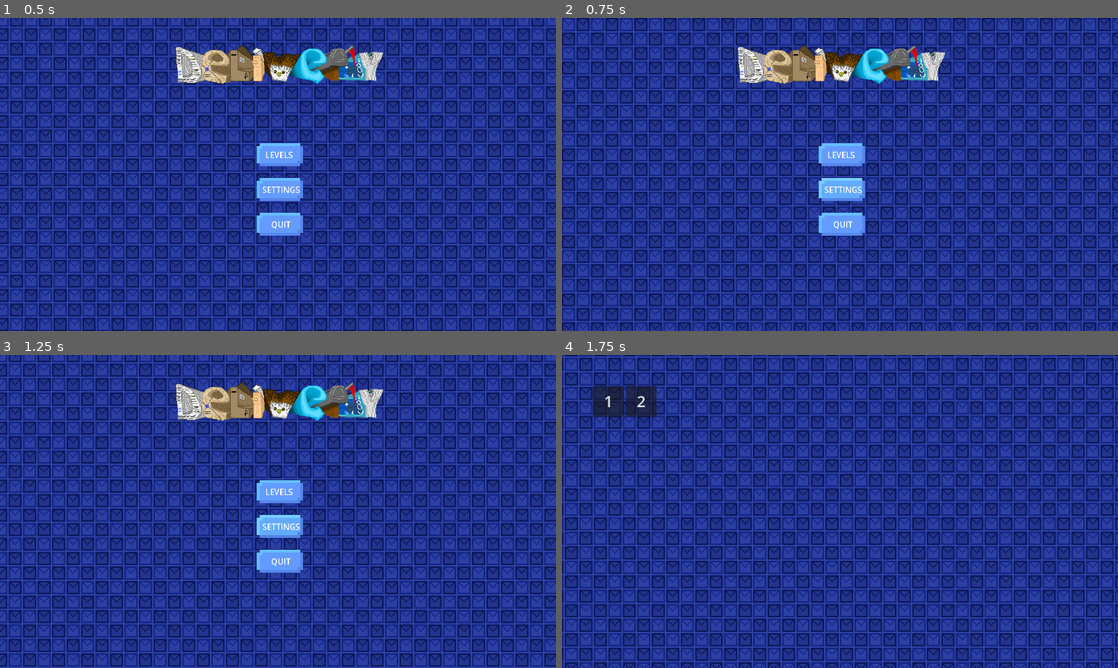
Above: before the commit, frames 1-4 (two rows, left to right).
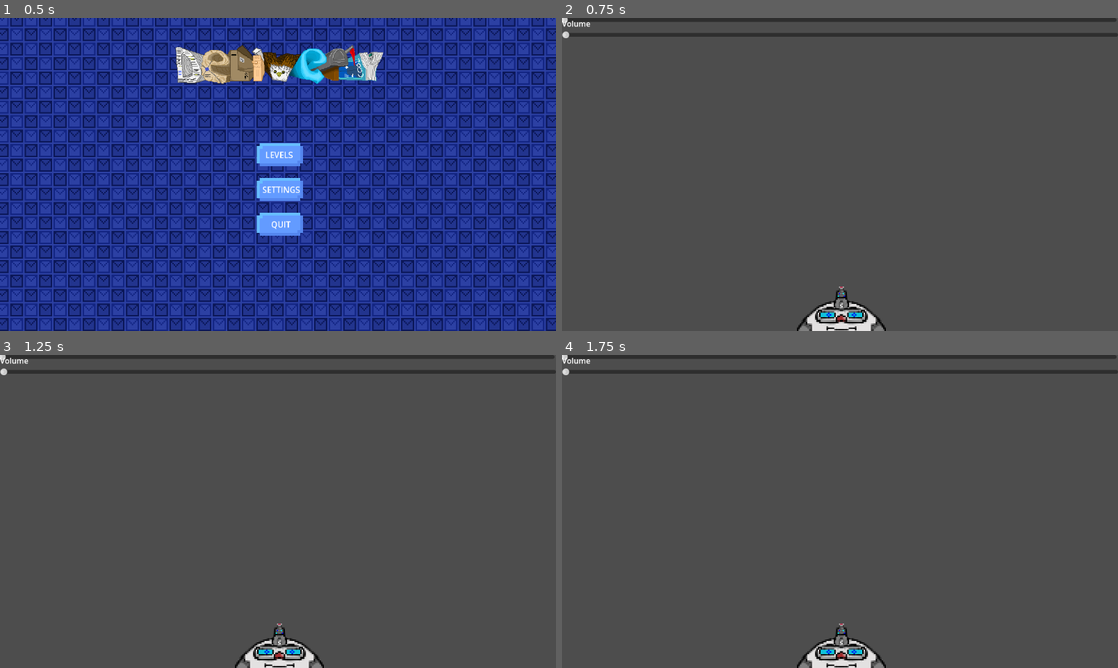
Above: after the commit, the same moments.

Repository: PegAMop/Delivery
Game: Godot game, scene res://main.tscn
The game is run twice, just before and just after one commit, with the same random seed, the same clock (stepped at 60 frames per second) and the same inputs.
Inputs (mouse positions are in pixels of both pictures, inside the frame that each line leads up to):
- Up to frame 1 (0.5 s): no input
- Up to frame 2 (0.75 s): click "settings" at 0.5 s
- Up to frame 3 (1.25 s): no input
- Up to frame 4 (1.75 s): click (840, 492) at 1.25 s, where only the run before the commit has a clickable "Levels"

Frame 1 is identical in both runs. In frame 2, 100% of the frame differs, in the area x 0-100%, y 0-100%; in frame 3, 100%; in frame 4, 100%.

Commit message:
Add files via upload

Diff:
--- /dev/null
+++ b/Scenes/Levels/Level3.tscn
@@ -0,0 +1,225 @@
+[gd_scene load_steps=31 format=3 uid="uid://rro10cqa74px"]
+
+[ext_resource type="Texture2D" uid="uid://crpgnn2j74ufl" path="res://Assets/Backgrounds/level1.png" id="1_ve7n4"]
+[ext_resource type="PackedScene" uid="uid://dlrn5bs4tjthi" path="res://Scenes/goal.tscn" id="2_d4xud"]
+[ext_resource type="AudioStream" uid="uid://daysnb4ko3kir" path="res://Assets/SFX/Music/Level1.mp3" id="3_q5el5"]
+[ext_resource type="Texture2D" uid="uid://cof1u4cxx5gr1" path="res://Assets/Sprites/LevelSprites/BrickWall.png" id="4_t0ble"]
+[ext_resource type="Texture2D" uid="uid://d275ad1d4bv0f" path="res://Assets/Sprites/arm.png" id="5_nvbyj"]
+[ext_resource type="PackedScene" uid="uid://chpl40vq31p1d" path="res://Scenes/yes.tscn" id="6_0kf4d"]
+[ext_resource type="PackedScene" uid="uid://d08e3r2ih06pd" path="res://Scenes/BrickWall.tscn" id="6_3i7ro"]
+
+[sub_resource type="TileSetAtlasSource" id="TileSetAtlasSource_xvio3"]
+texture = ExtResource("4_t0ble")
+texture_region_size = Vector2i(8, 8)
+2:0/0 = 0
+2:1/0 = 0
+2:2/0 = 0
+3:0/0 = 0
+4:0/0 = 0
+3:1/size_in_atlas = Vector2i(2, 6)
+3:1/0 = 0
+2:3/0 = 0
+2:4/0 = 0
+2:5/0 = 0
+2:6/0 = 0
+5:0/0 = 0
+5:1/0 = 0
+5:2/0 = 0
+5:3/0 = 0
+5:4/0 = 0
+5:5/0 = 0
+5:6/0 = 0
+
+[sub_resource type="TileSet" id="TileSet_kri6y"]
+sources/0 = SubResource("TileSetAtlasSource_xvio3")
+
+[sub_resource type="AtlasTexture" id="AtlasTexture_3ipdw"]
+atlas = ExtResource("5_nvbyj")
+region = Rect2(0, 0, 100, 100)
+
+[sub_resource type="AtlasTexture" id="AtlasTexture_8h4de"]
+atlas = ExtResource("5_nvbyj")
+region = Rect2(100, 0, 100, 100)
+
+[sub_resource type="AtlasTexture" id="AtlasTexture_jcebb"]
+atlas = ExtResource("5_nvbyj")
+region = Rect2(200, 0, 100, 100)
+
+[sub_resource type="AtlasTexture" id="AtlasTexture_f3nwb"]
+atlas = ExtResource("5_nvbyj")
+region = Rect2(300, 0, 100, 100)
+
+[sub_resource type="AtlasTexture" id="AtlasTexture_57lp3"]
+atlas = ExtResource("5_nvbyj")
+region = Rect2(0, 100, 100, 100)
+
+[sub_resource type="AtlasTexture" id="AtlasTexture_n5ptj"]
+atlas = ExtResource("5_nvbyj")
+region = Rect2(100, 100, 100, 100)
+
+[sub_resource type="AtlasTexture" id="AtlasTexture_77iba"]
+atlas = ExtResource("5_nvbyj")
+region = Rect2(200, 100, 100, 100)
+
+[sub_resource type="AtlasTexture" id="AtlasTexture_67y36"]
+atlas = ExtResource("5_nvbyj")
+region = Rect2(300, 100, 100, 100)
+
+[sub_resource type="AtlasTexture" id="AtlasTexture_hk4vc"]
+atlas = ExtResource("5_nvbyj")
+region = Rect2(0, 200, 100, 100)
+
+[sub_resource type="AtlasTexture" id="AtlasTexture_wiu4c"]
+atlas = ExtResource("5_nvbyj")
+region = Rect2(100, 200, 100, 100)
+
+[sub_resource type="AtlasTexture" id="AtlasTexture_3hula"]
+atlas = ExtResource("5_nvbyj")
+region = Rect2(200, 200, 100, 100)
+
+[sub_resource type="AtlasTexture" id="AtlasTexture_spq4p"]
+atlas = ExtResource("5_nvbyj")
+region = Rect2(300, 200, 100, 100)
+
+[sub_resource type="AtlasTexture" id="AtlasTexture_8fhce"]
+atlas = ExtResource("5_nvbyj")
+region = Rect2(0, 300, 100, 100)
+
+[sub_resource type="AtlasTexture" id="AtlasTexture_uqlrs"]
+atlas = ExtResource("5_nvbyj")
+region = Rect2(100, 300, 100, 100)
+
+[sub_resource type="AtlasTexture" id="AtlasTexture_htexa"]
+atlas = ExtResource("5_nvbyj")
+region = Rect2(200, 300, 100, 100)
+
+[sub_resource type="AtlasTexture" id="AtlasTexture_2oprd"]
+atlas = ExtResource("5_nvbyj")
+region = Rect2(300, 300, 100, 100)
+
+[sub_resource type="AtlasTexture" id="AtlasTexture_p6c81"]
+atlas = ExtResource("5_nvbyj")
+region = Rect2(0, 400, 100, 100)
+
+[sub_resource type="AtlasTexture" id="AtlasTexture_xawdx"]
+atlas = ExtResource("5_nvbyj")
+region = Rect2(100, 400, 100, 100)
+
+[sub_resource type="AtlasTexture" id="AtlasTexture_lty4u"]
+atlas = ExtResource("5_nvbyj")
+region = Rect2(200, 400, 100, 100)
+
+[sub_resource type="AtlasTexture" id="AtlasTexture_efsfe"]
+atlas = ExtResource("5_nvbyj")
+region = Rect2(300, 400, 100, 100)
+
+[sub_resource type="SpriteFrames" id="SpriteFrames_et44u"]
+animations = [{
+"frames": [{
+"duration": 1.0,
+"texture": SubResource("AtlasTexture_3ipdw")
+}, {
+"duration": 1.0,
+"texture": SubResource("AtlasTexture_8h4de")
+}, {
+"duration": 1.0,
+"texture": SubResource("AtlasTexture_jcebb")
+}, {
+"duration": 1.0,
+"texture": SubResource("AtlasTexture_f3nwb")
+}, {
+"duration": 1.0,
+"texture": SubResource("AtlasTexture_57lp3")
+}, {
+"duration": 1.0,
+"texture": SubResource("AtlasTexture_n5ptj")
+}, {
+"duration": 1.0,
+"texture": SubResource("AtlasTexture_77iba")
+}, {
+"duration": 1.0,
+"texture": SubResource("AtlasTexture_67y36")
+}, {
+"duration": 1.0,
+"texture": SubResource("AtlasTexture_hk4vc")
+}, {
+"duration": 1.0,
+"texture": SubResource("AtlasTexture_wiu4c")
+}, {
+"duration": 1.0,
+"texture": SubResource("AtlasTexture_3hula")
+}, {
+"duration": 1.0,
+"texture": SubResource("AtlasTexture_spq4p")
+}, {
+"duration": 1.0,
+"texture": SubResource("AtlasTexture_8fhce")
+}, {
+"duration": 1.0,
+"texture": SubResource("AtlasTexture_uqlrs")
+}, {
+"duration": 1.0,
+"texture": SubResource("AtlasTexture_htexa")
+}, {
+"duration": 1.0,
+"texture": SubResource("AtlasTexture_2oprd")
+}, {
+"duration": 1.0,
+"texture": SubResource("AtlasTexture_p6c81")
+}, {
+"duration": 1.0,
+"texture": SubResource("AtlasTexture_xawdx")
+}, {
+"duration": 1.0,
+"texture": SubResource("AtlasTexture_lty4u")
+}, {
+"duration": 1.0,
+"texture": SubResource("AtlasTexture_efsfe")
+}],
+"loop": false,
+"name": &"default",
+"speed": 24.0
+}]
+
+[node name="CurrentLevel" type="TextureRect"]
+z_index = -1
+offset_top = 6.999996
+offset_right = 867.0
+offset_bottom = 207.0
+scale = Vector2(3.5, 3.5)
+texture = ExtResource("1_ve7n4")
+
+[node name="SpawnPoint" type="Node2D" parent="."]
+position = Vector2(166.2857, 105.71428)
+
+[node name="Goal" parent="." instance=ExtResource("2_d4xud")]
+z_index = 5
+position = Vector2(692.28564, 236.85712)
+scale = Vector2(14, 14)
+
+[node name="AudioStreamPlayer" type="AudioStreamPlayer" parent="."]
+stream = ExtResource("3_q5el5")
+autoplay = true
+
+[node name="TileMapLayer" type="TileMapLayer" parent="."]
+tile_set = SubResource("TileSet_kri6y")
+
+[node name="Arm" type="AnimatedSprite2D" parent="."]
+position = Vector2(139.14285, 136.2857)
+sprite_frames = SubResource("SpriteFrames_et44u")
+frame_progress = 0.21780407
+
+[node name="Node2D" parent="." instance=ExtResource("6_0kf4d")]
+position = Vector2(223.7143, 41.714287)
+
+[node name="StaticBody2D" parent="." instance=ExtResource("6_3i7ro")]
+position = Vector2(758.28564, 182.2857)
+
+[node name="StaticBody2D2" parent="." instance=ExtResource("6_3i7ro")]
+position = Vector2(758.2857, 76)
+
+[node name="StaticBody2D3" parent="." instance=ExtResource("6_3i7ro")]
+position = Vector2(758.2857, -27.999992)
+
+[node name="StaticBody2D4" parent="." instance=ExtResource("6_3i7ro")]
+position = Vector2(754.5714, -135.14285)
--- a/Scenes/node_2d.gd
+++ b/Scenes/node_2d.gd
@@ -2,7 +2,7 @@
 
 @onready var raining = true
 
-var raindrop = preload("res://rain.tscn")
+var raindrop = preload("res://Scenes/rain.tscn")
 
 # Called when the node enters the scene tree for the first time.
 func _ready() -> void:
--- a/Scenes/rain.tscn
+++ b/Scenes/rain.tscn
@@ -1,7 +1,7 @@
 [gd_scene load_steps=4 format=3 uid="uid://dc66pi0lm5sxm"]
 
-[ext_resource type="Script" uid="uid://ctvu3agti8ori" path="res://rainscript.gd" id="1_ci28e"]
-[ext_resource type="Texture2D" uid="uid://p2v0u23w6d73" path="res://icon.svg" id="2_agfoc"]
+[ext_resource type="Script" uid="uid://w488i2v887p7" path="res://Scenes/rainscript.gd" id="1_ci28e"]
+[ext_resource type="Texture2D" uid="uid://dvvqltqxvkpvi" path="res://Assets/Sprites/Eagle.png" id="2_ypaoi"]
 
 [sub_resource type="CapsuleShape2D" id="CapsuleShape2D_6wwtt"]
 height = 126.0
@@ -13,7 +13,7 @@
 
 [node name="Sprite2D" type="Sprite2D" parent="Rain"]
 scale = Vector2(0.078, 0.5)
-texture = ExtResource("2_agfoc")
+texture = ExtResource("2_ypaoi")
 
 [node name="CollisionShape2D" type="CollisionShape2D" parent="Rain"]
 scale = Vector2(0.5, 0.5)
--- a/Scenes/rainscript.gd
+++ b/Scenes/rainscript.gd
@@ -1,6 +1,6 @@
 extends RigidBody2D
 
-var raindrop = preload("res://rain.tscn")
+var raindrop = preload("res://Scenes/rain.tscn")
 # Called when the node enters the scene tree for the first time.
 func _ready() -> void:
 	position = Vector2(RandomNumberGenerator.new().randf_range(0,get_window().size.x), 0)
--- a/Scenes/yes.tscn
+++ b/Scenes/yes.tscn
@@ -1,6 +1,6 @@
 [gd_scene load_steps=2 format=3 uid="uid://chpl40vq31p1d"]
 
-[ext_resource type="Script" uid="uid://b53l500s07ivn" path="res://node_2d.gd" id="1_6wkhe"]
+[ext_resource type="Script" uid="uid://dm63ypltlmp8t" path="res://Scenes/node_2d.gd" id="1_6wkhe"]
 
 [node name="Node2D" type="Node2D"]
 script = ExtResource("1_6wkhe")
--- a/main.tscn
+++ b/main.tscn
@@ -220,6 +220,12 @@
 theme_override_font_sizes/font_size = 32
 text = "2"
 
+[node name="3" type="Button" parent="ScreenUI/Levels/ButtonGrid"]
+custom_minimum_size = Vector2(64, 64)
+layout_mode = 2
+theme_override_font_sizes/font_size = 32
+text = "3"
+
 [node name="Music" type="AudioStreamPlayer" parent="ScreenUI/Levels"]
 stream = ExtResource("14_yaehf")
 autoplay = true
@@ -253,6 +259,9 @@
 wait_time = 0.1
 one_shot = true
 
+[node name="Settings" parent="ScreenUI" instance=ExtResource("4_1bvp3")]
+visible = false
+
 [connection signal="button_up" from="ScreenUI/MainMenu/Options/Levels" to="ScreenUI/MainMenu" method="_on_levels_button_up"]
 [connection signal="button_up" from="ScreenUI/MainMenu/Options/Settings" to="ScreenUI/MainMenu" method="_on_settings_button_up"]
 [connection signal="button_up" from="ScreenUI/MainMenu/Options/Quit" to="ScreenUI/MainMenu" method="_on_quit_button_up"]
--- a/main_menu.gd
+++ b/main_menu.gd
@@ -14,4 +14,5 @@
 
 func _on_settings_button_up() -> void:
 	$ButtonSFX.play()
-	pass # Replace with function body.
+	get_parent().toggle_menu("MainMenu")
+	get_parent().toggle_menu("Settings")
Not shown, added: Scenes/node_2d.gd.uid
Not shown, added: Scenes/rainscript.gd.uid
